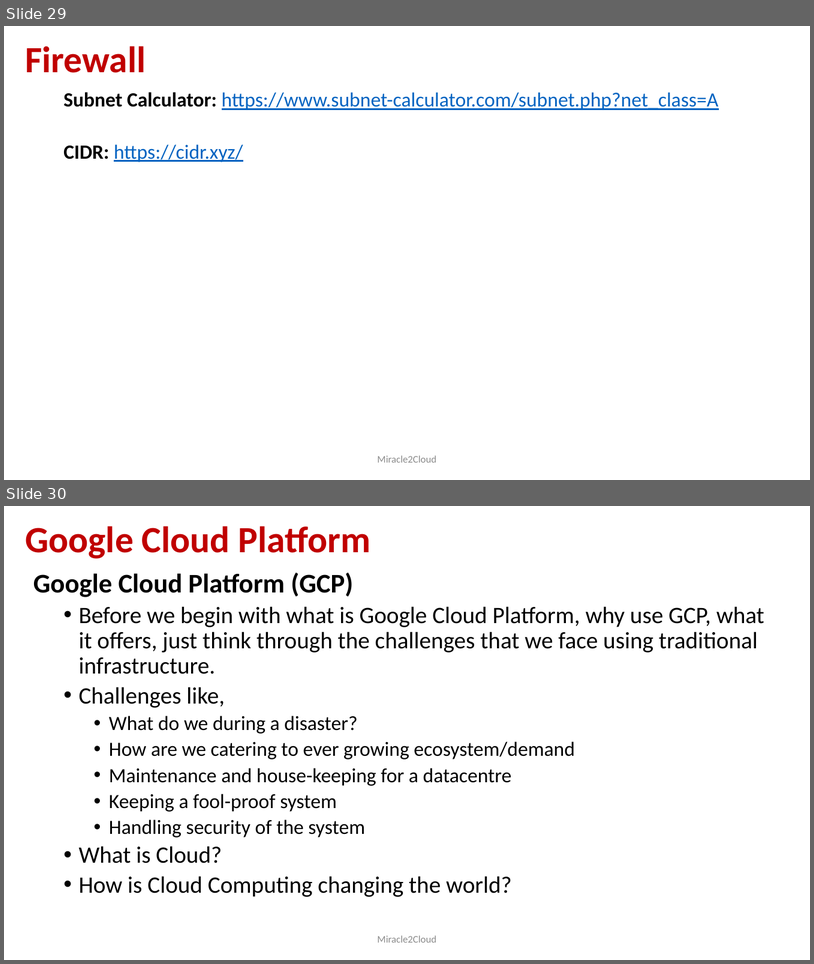
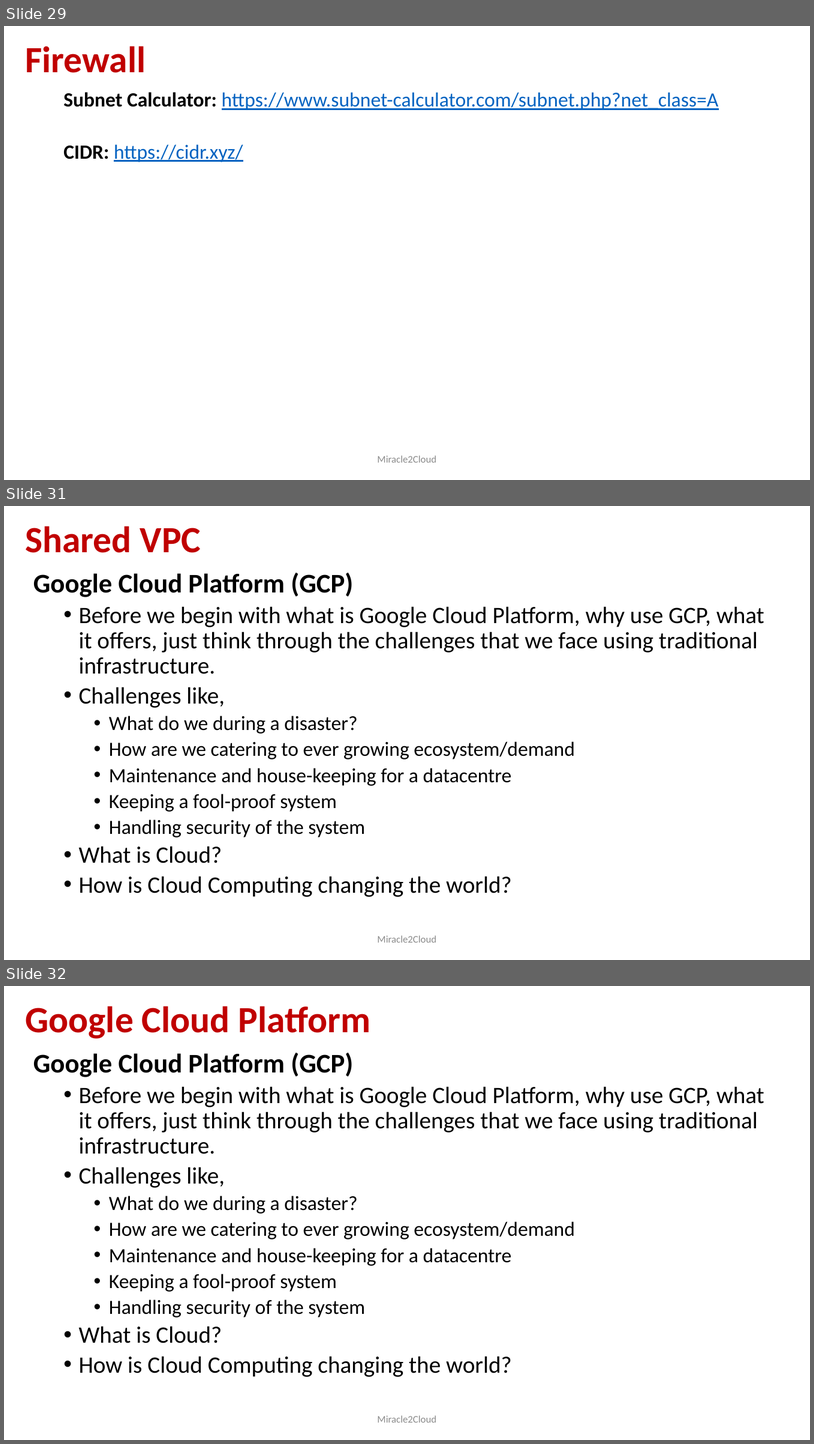
Before and after one commit to miracle2cloud/gcp, a slide deck: Google Cloud Platform.pptx. Shown one above the other, each under a label of ours: slides 29 and 30 before the commit, slides 29, 31 and 32 after it; the slides between them are not shown. The pictures are 814x964 and 814x1444 pixels, drawn with LibreOffice and Linux fonts; fonts in the diff are those of the drawing. Boxes give left, top, right and bottom in pixels: in the first picture for what was removed or moved away, otherwise in the second. Text is boxed around its words. In the diff, an @@ line names an element or a change of style, - is before the commit and + after.

Commit message:
shared vpc proj

```diff
--- a/Google Cloud Platform.pptx
+++ b/Google Cloud Platform.pptx
@@ slide 31 added at (4, 506, 810, 960), background #FFFFFF @@
@@ title added at (25, 526, 201, 553), 44 pt, text #C00000, bold @@
+Shared VPC
@@ text added at (33, 573, 765, 897), 28 pt, text #000000 @@
+Google Cloud Platform (GCP)
+  • Before we begin with what is Google Cloud Platform, why use GCP, what it offers, just think through the challenges that we face using traditional infrastructure.
+  • Challenges like,
+    • What do we during a disaster?
+    • How are we catering to ever growing ecosystem/demand
+    • Maintenance and house-keeping for a datacentre
+    • Keeping a fool-proof system
+    • Handling security of the system
+  • What is Cloud?
+  • How is Cloud Computing changing the world?
@@ text added at (377, 935, 437, 942), 12 pt, text #8C8C8C @@
+Miracle2Cloud
@@ what was slide 30 is now slide 32 @@
```
Also in this commit, not shown: 1 slide changed, 1 other slide added, 1 other file.
